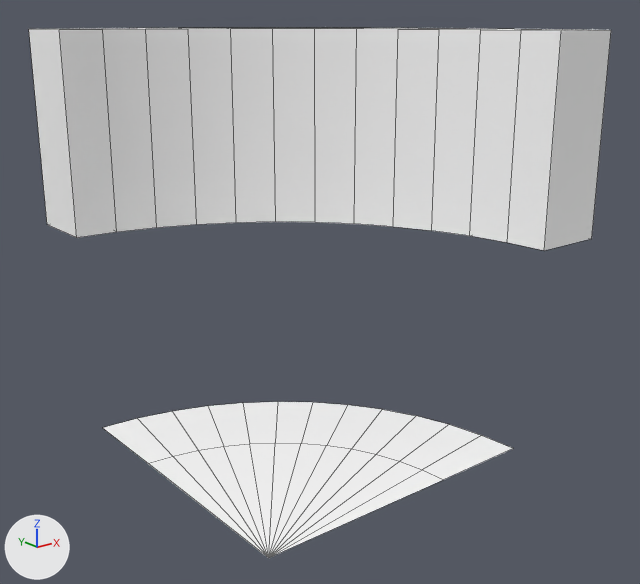
One commit to the FBX model Assets/Art/Environment/Containing/Models/Env_Ctn_Wall_Large_Corner_Outside_CW.fbx: the scene before it, then after it.
Rendered twice from a camera (50 mm lens) standing at (-3.76, -2.52, 2.07) and looking at (-1.02, 0.9, 0.7). Lighting does not change. The marker at lower left points along +X, +Y and +Z. Mesh edges are drawn as thin lines. Where no turn or scale is listed for an object, it has been applied to the vertices.

The older version as bpy lines, for what is in view:
```python
me_mesh = bpy.data.meshes.new('Mesh')
me_mesh.from_pydata(...)  # 52 vertices, 50 faces; spans x -2.0..0.0, y 0.0..2.0, z 1.0..2.0
me_mesh.materials.append(mat_lambert2)  # its picture is missing
me_mesh_001 = bpy.data.meshes.new('Mesh.001')
me_mesh_001.from_pydata(...)  # 27 vertices, 24 faces; spans x -2.0..-0.5, y 0.0..1.5, z 0.0
me_mesh_001.materials.append(mat_lambert2)  # its picture is missing
ob_floor_edge_large_corner_outside = bpy.data.objects.new('Floor_Edge_Large_Corner_Outside', me_mesh_001)
ob_floor_edge_large_corner_outside.location = (0.0, 0.0, 0.0)
ob_wall_large_corner_outside_top = bpy.data.objects.new('Wall_Large_Corner_Outside_Top', me_mesh)
ob_wall_large_corner_outside_top.location = (0.0, 0.0, 0.0)
```
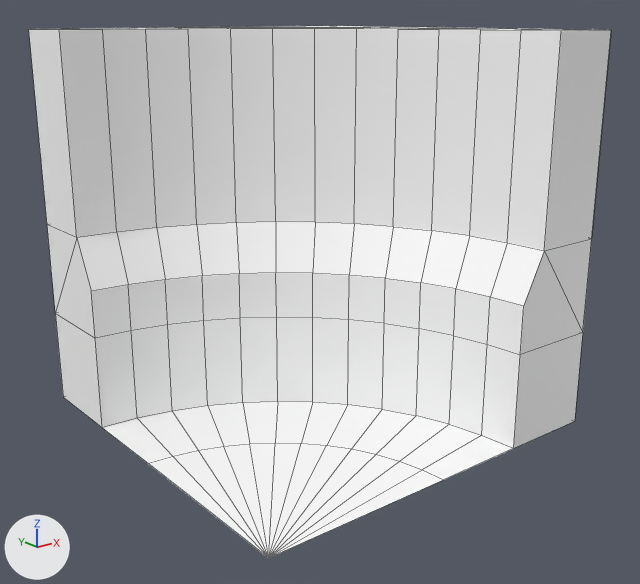
Commit message: Walls fix

Patch to the scene script:
```diff
--- a/Assets/Art/Environment/Containing/Models/Env_Ctn_Wall_Large_Corner_Outside_CW.fbx.py
+++ b/Assets/Art/Environment/Containing/Models/Env_Ctn_Wall_Large_Corner_Outside_CW.fbx.py
@@ me_mesh_001_1 @@
+me_mesh_001_1.from_pydata(...)  # 91 vertices, 90 faces; spans x -2.0..0.0, y 0.0..2.0, z 0.0..1.0
+me_mesh_001_1.materials.append(mat_lambert2)  # its picture is missing
@@ me_mesh_003 @@
+me_mesh_003.from_pydata(...)  # 48 vertices, 48 faces; spans x -2.0..0.0, y 0.0..2.0, z 1.0..2.0
+me_mesh_003.materials.append(mat_lambert2)  # its picture is missing
@@ ob_wall_large_corner_outside @@
+ob_wall_large_corner_outside = bpy.data.objects.new('Wall_Large_Corner_Outside', me_mesh_001_1)
+ob_wall_large_corner_outside.location = (0.0, 0.0, 0.0)
@@ ob_wall_large_corner_outside_top_fill @@
+ob_wall_large_corner_outside_top_fill = bpy.data.objects.new('Wall_Large_Corner_Outside_Top_Fill', me_mesh_003)
+ob_wall_large_corner_outside_top_fill.location = (0.0, 0.0, 0.0)
```

What differs and where, as boxes (x1, y1, x2, y2) in the pictures (640 x 584 px):
'Wall_Large_Corner_Outside', added
    after: (47, 222, 592, 448)
'Wall_Large_Corner_Outside_Top_Fill', added
    after: (66, 26, 584, 30)
